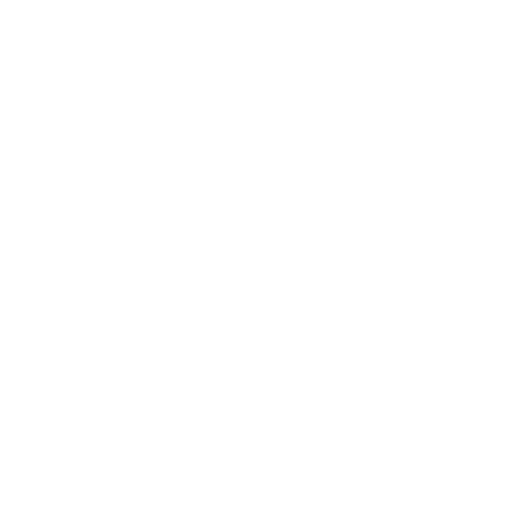
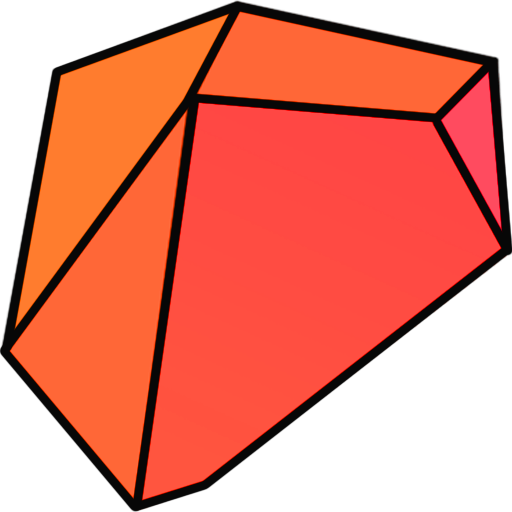
Revision of a layered 512x512 image; what changed, layer by layer:
added group "copper" with 3 layers above "ore" over [left=0, top=0, right=512, bottom=512]
added layer "ThickLineOre" (3rd of 4, in "copper") in group "copper" over [left=0, top=0, right=512, bottom=512]
